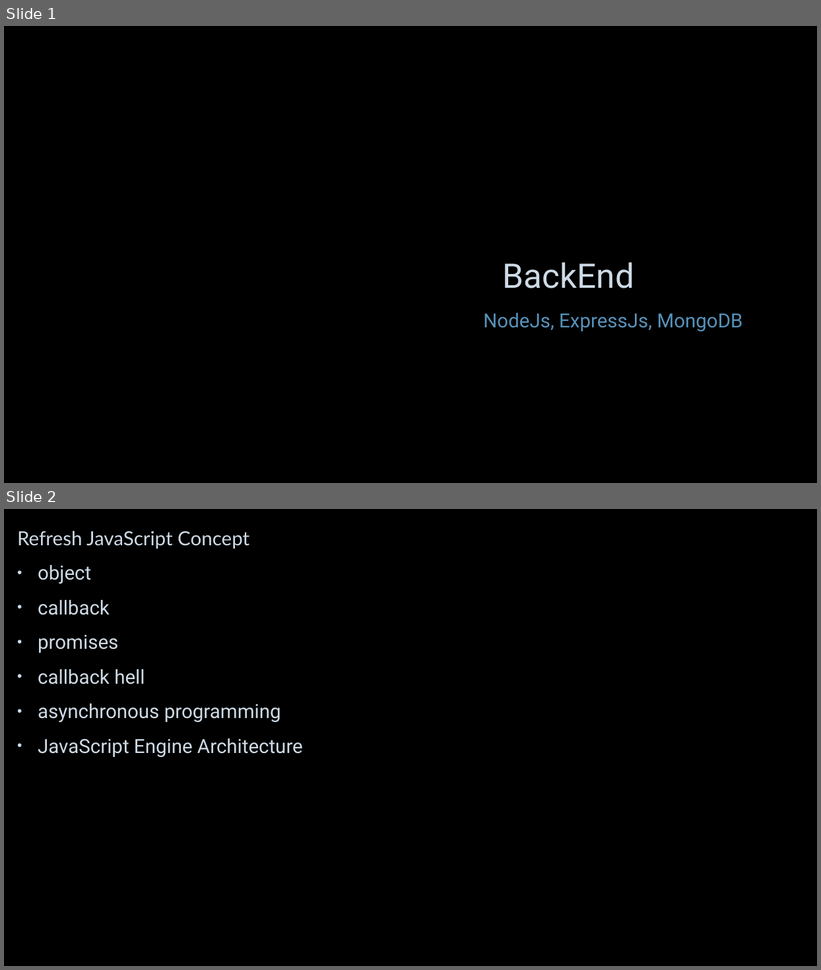
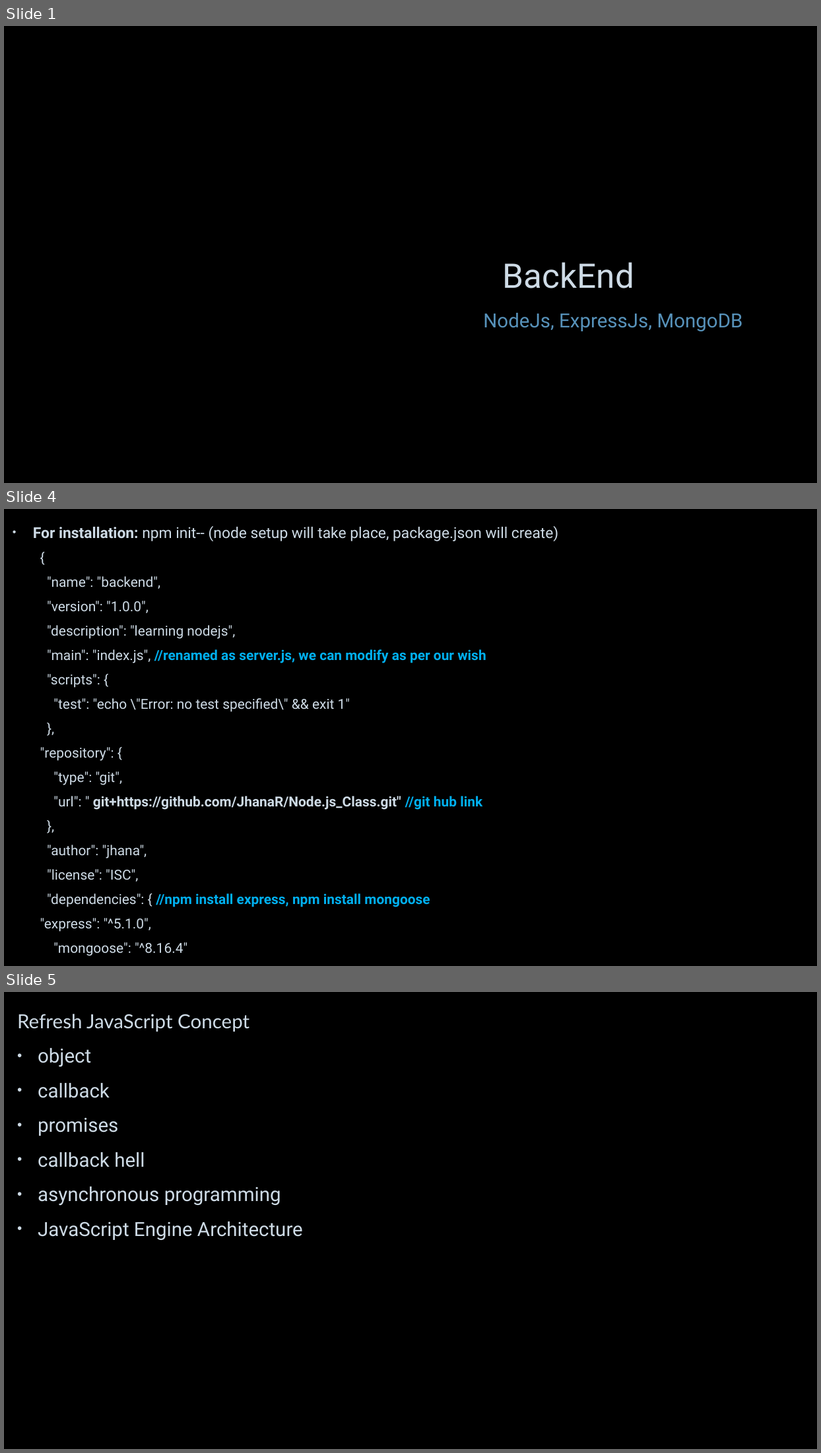
Before and after one commit to JhanaR/mylearnNode, a slide deck: BackEnd - Notes.pptx. Shown one above the other, each under a label of ours: slides 1 and 2 before the commit, slides 1, 4 and 5 after it; the slides between them are not shown. The pictures are 821x970 and 821x1453 pixels, drawn with LibreOffice and Linux fonts; fonts in the diff are those of the drawing; background and template pictures are left out. Boxes give left, top, right and bottom in pixels: in the first picture for what was removed or moved away, otherwise in the second. Text is boxed around its words. In the diff, an @@ line names an element or a change of style, - is before the commit and + after.

```diff
--- a/BackEnd - Notes.pptx
+++ b/BackEnd - Notes.pptx
@@ slide 4 added at [4, 509, 817, 966], background picture (left out) @@
@@ text added at [33, 526, 558, 956], 16.3 pt, text #CEDBE6 @@
+• For installation: npm init-- (node setup will take place, package.json will create)
+  {
+  "name": "backend",
+  "version": "1.0.0",
+  "description": "learning nodejs",
+  "main": "index.js", //renamed as server.js, we can modify as per our wish
+  "scripts": {
+  "test": "echo \"Error: no test specified\" && exit 1"
+  },
+  "repository": {
+  "type": "git",
+  "url": " git+https://github.com/JhanaR/Node.js_Class.git" //git hub link
+  },
+  "author": "jhana",
+  "license": "ISC",
+  "dependencies": { //npm install express, npm install mongoose
+  "express": "^5.1.0",
+  "mongoose": "^8.16.4"
+  }
+  }
@@ what was slide 2 is now slide 5 @@
```
Also in this commit, not shown: 8 slides changed, 8 other slides added, 1 slide removed, 5 other files.
